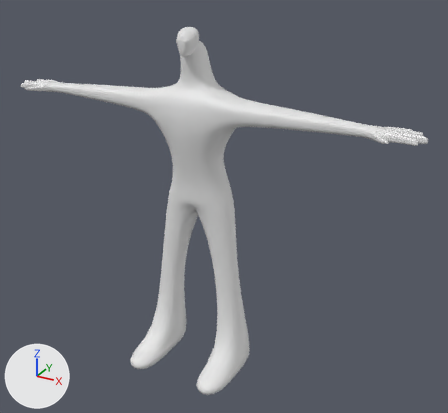
Before and after pictures for a commit that changed the Blender file Blender Files/peep.blend.
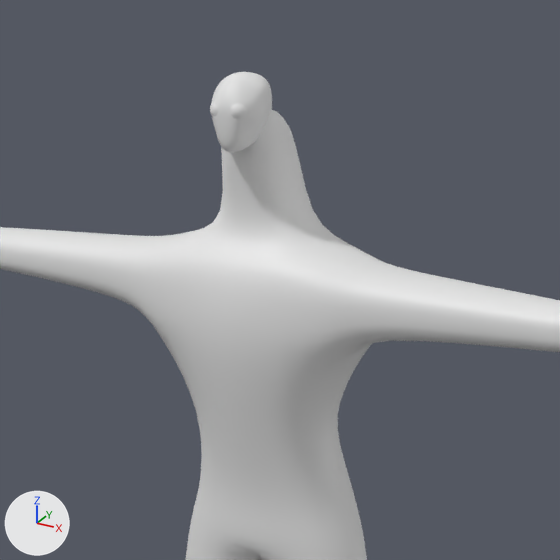
Each version is shown whole from a 50 mm camera at (9.8, -15.99, 11.94) aimed at (1.0, 0.02, 3.94), then close up on the part from 22% to 68% of the width and 0% to 50% of the height. Arrows for +X, +Y and +Z are at lower left; the lights stay in place. The older version's two pictures come first.
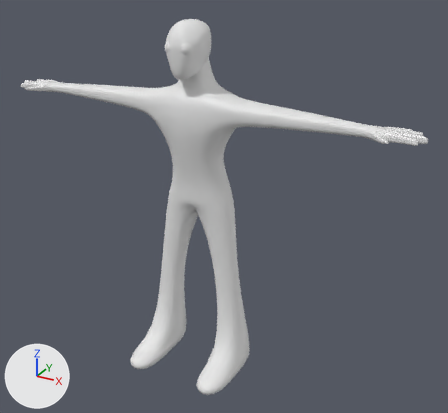
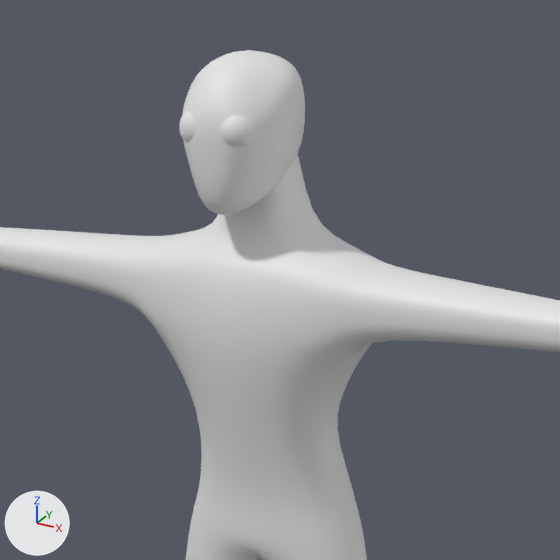
Pixel boxes (x1, y1, x2, y2) of what changed, in the close-ups (560 x 560 px):
'Sphere.002', moved, rescaled (100% wider, 102% taller)
    before: (211, 72, 272, 153)
    after: (182, 50, 305, 215)
'Sphere.003', moved, rescaled (103% wider, 95% taller)
    before: (210, 101, 247, 119)
    after: (179, 111, 255, 147)

The edits, one by one:
Object 'Sphere.002' (ob_sphere_002) moves from (0.0, -0.35, 9.11) to (-0.06, -0.22, 8.92).
Object 'Sphere.002' (ob_sphere_002) is rescaled from (0.319, 0.319, 0.319) to (0.653, 0.653, 0.653).
Object 'Sphere.003' (ob_sphere_003) moves from (0.11, -0.58, 9.13) to (0.17, -0.71, 8.94).
Object 'Sphere.003' (ob_sphere_003) is rescaled from (0.118, 0.118, 0.118) to (0.241, 0.241, 0.241).
